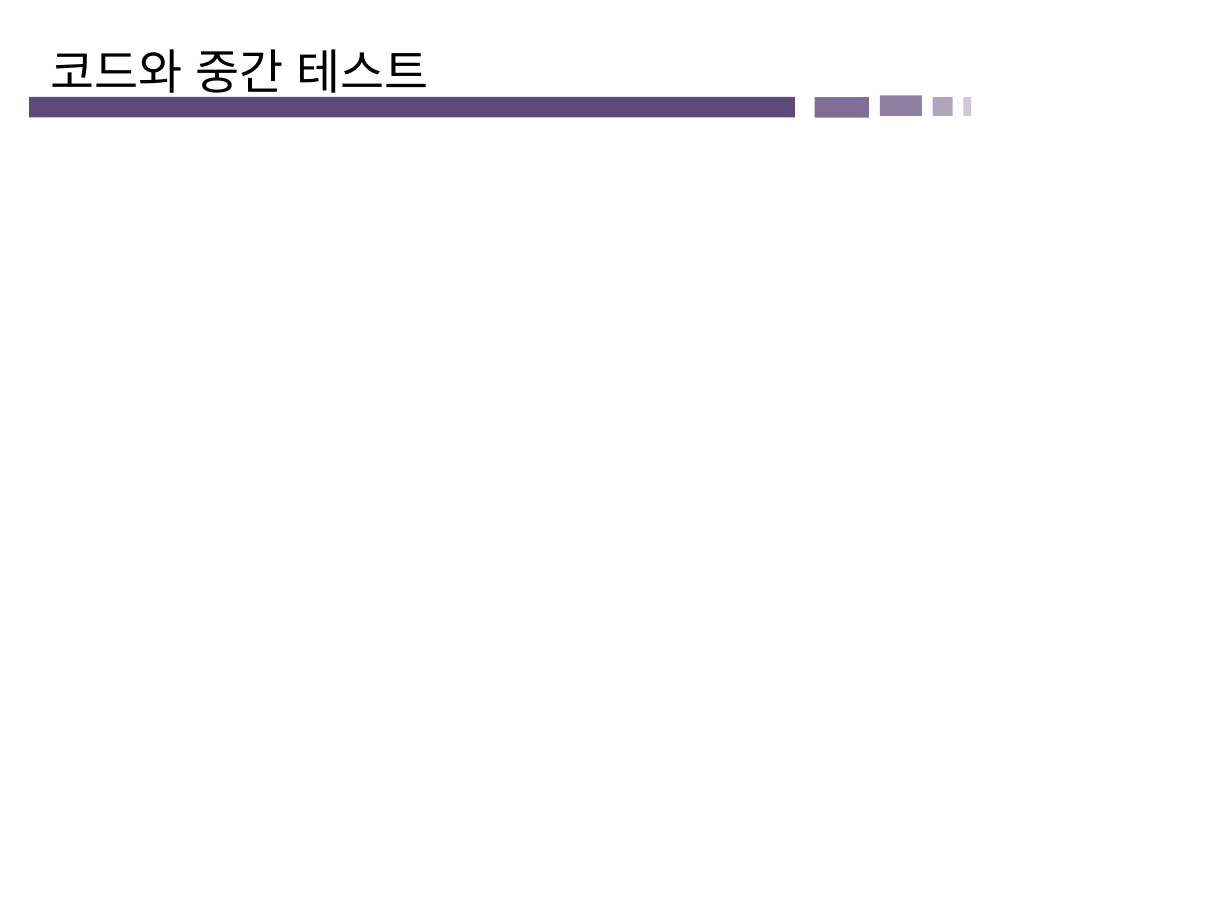
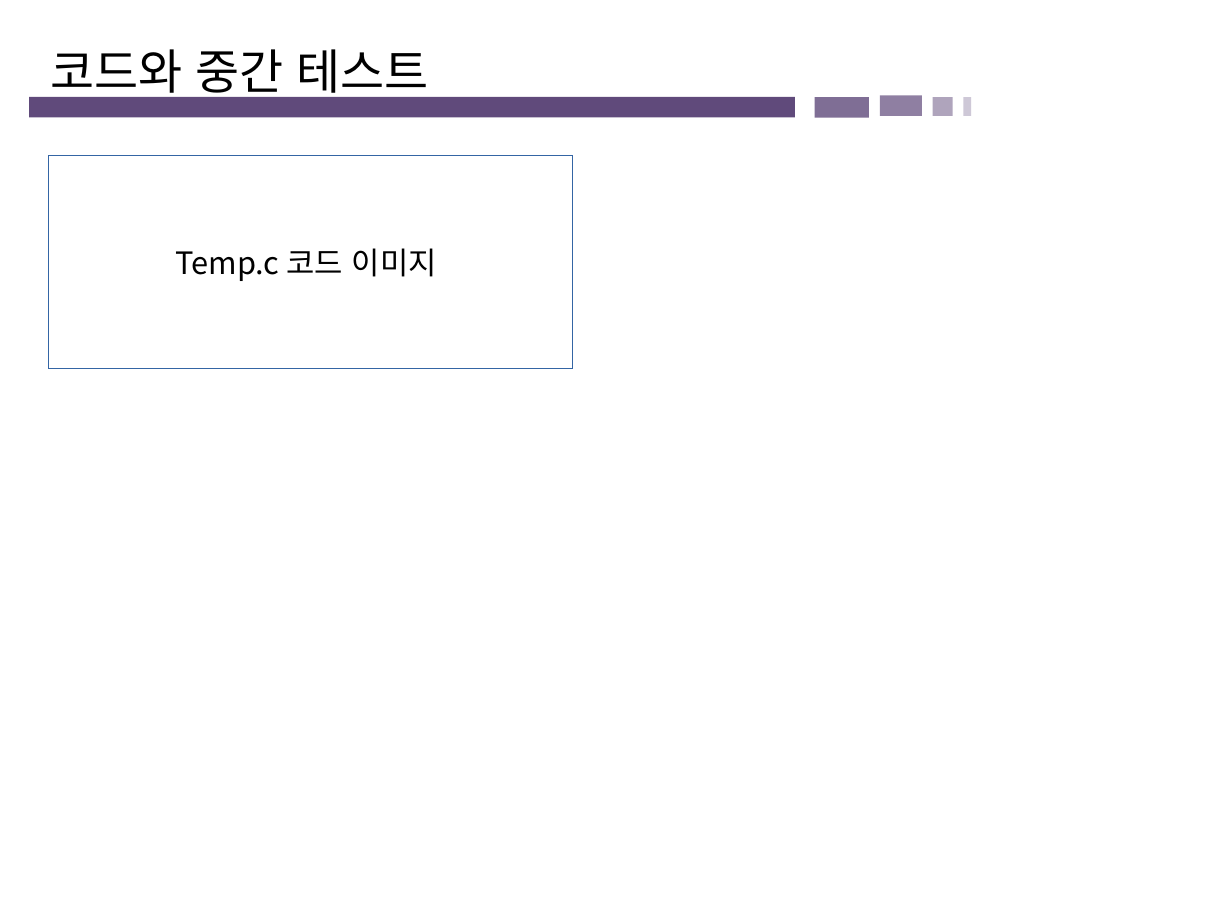
Before and after one commit to Brogi/TeamProject_Team5, a slide deck: slide 7 of Teamreport.odp. Drawn at 1232x924 pixels with LibreOffice and Linux fonts; fonts in the diff are those of the drawing. Boxes give left, top, right and bottom in pixels: in the first picture for what was removed or moved away, otherwise in the second. Text is boxed around its words. In the diff, an @@ line names an element or a change of style, - is before the commit and + after.

```diff
--- a/Teamreport.odp
+++ b/Teamreport.odp
@@ rectangle added at bbox=[48, 155, 572, 368], fill #FFFFFF, outline #3465A4 0 pt, 18 pt, text #000000 @@
+Temp.c 코드 이미지
```
Also in this commit, not shown: 2 other slides changed, 1 slide added.
